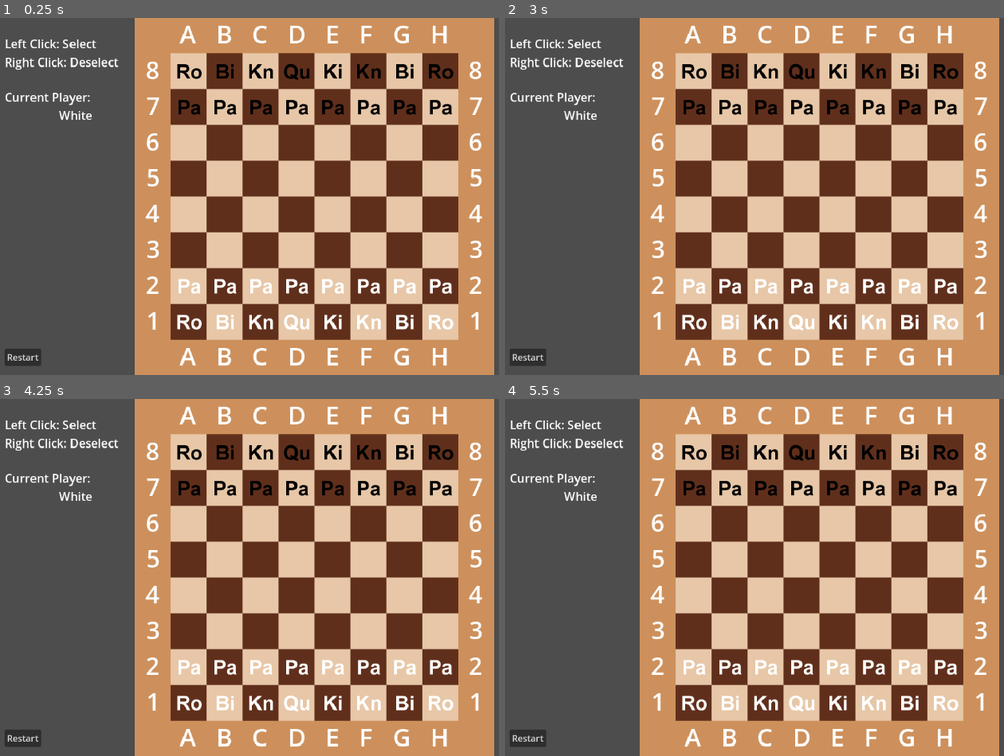
Above: before the commit, frames 1-4 (two rows, left to right).
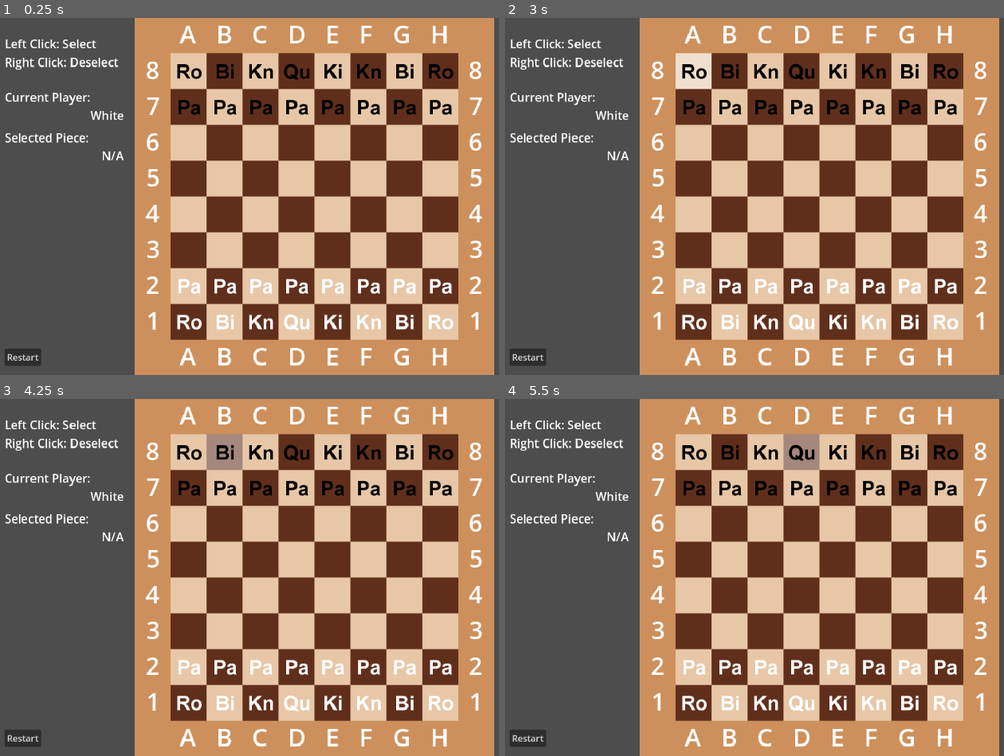
Above: after the commit, the same moments.

Repository: LStace/Chess-Godot-4
Game: Godot game, scene res://Scenes/Main.tscn
The game is run twice, just before and just after one commit, with the same random seed, the same clock (stepped at 60 frames per second) and the same inputs. The engine's default icon, where the game draws it, is replaced by a stand-in: a white triangle on a blue panel in a dark square.
Inputs (mouse positions are in pixels of both pictures, inside the frame that each line leads up to):
- Up to frame 1 (0.25 s): no input
- Up to frame 2 (3 s): click "Restart" at 0.5 s; click "Restart" at 1.25 s; click "Restart" at 2 s; tap Enter at 2.75 s; move the mouse to (694, 71) at 2.77 s; click (694, 71) at 2.92 s
- Up to frame 3 (4.25 s): tap Space at 3.5 s; move the mouse to (224, 452) at 3.52 s; click (224, 452) at 3.67 s
- Up to frame 4 (5.5 s): tap Enter at 4.25 s; move the mouse to (764, 452) at 4.27 s; click (764, 452) at 4.42 s; tap Space at 5 s; move the mouse to (799, 452) at 5.02 s; click (799, 452) at 5.17 s

The runs differ from the first frame. In frame 1, 0.5% of the frame differs, in the area x 1-25%, y 26-40%; in frame 2, 1.1%; in frame 3, 1.1%, in the area x 1-49%, y 9-40%; in frame 4, 1.1%.

Commit message:
Added UI elements
Added indicators to show which tile is being hovered over and which tile is currently selected.

Added text to HUD to indicate which piece is currently selected.

Diff:
--- a/Scenes/Tile.tscn
+++ b/Scenes/Tile.tscn
@@ -17,9 +17,29 @@
 mouse_filter = 2
 color = Color(0.219608, 0.705882, 0.537255, 0.427451)
 
+[node name="selectedIndicator" type="ColorRect" parent="."]
+visible = false
+offset_left = -32.0
+offset_top = -32.0
+offset_right = 32.0
+offset_bottom = 32.0
+mouse_filter = 2
+color = Color(0.0901961, 0.733333, 1, 0.427451)
+
+[node name="hoverIndicator" type="ColorRect" parent="."]
+visible = false
+offset_left = -32.0
+offset_top = -32.0
+offset_right = 32.0
+offset_bottom = 32.0
+mouse_filter = 2
+color = Color(1, 1, 1, 0.427451)
+
 [node name="CollisionShape2D" type="CollisionShape2D" parent="."]
 shape = SubResource("RectangleShape2D_q3dan")
 
 [connection signal="area_entered" from="." to="." method="_on_area_entered"]
 [connection signal="area_exited" from="." to="." method="_on_area_exited"]
 [connection signal="input_event" from="." to="." method="_on_input_event"]
+[connection signal="mouse_shape_entered" from="." to="." method="_on_mouse_shape_entered"]
+[connection signal="mouse_shape_exited" from="." to="." method="_on_mouse_shape_exited"]
--- a/Scenes/ui.tscn
+++ b/Scenes/ui.tscn
@@ -74,29 +74,47 @@
 label_settings = ExtResource("2_mnjr6")
 
 [node name="playerIndicator" type="Label" parent="."]
-offset_left = -552.0
+offset_left = -496.0
 offset_top = -160.0
-offset_right = -396.0
+offset_right = -340.0
 offset_bottom = -123.0
 text = "White"
 label_settings = ExtResource("2_mnjr6")
 horizontal_alignment = 2
 
+[node name="selectedLabel" type="Label" parent="."]
+offset_left = -552.0
+offset_top = -120.0
+offset_right = -372.0
+offset_bottom = -83.0
+text = "Selected Piece:"
+label_settings = ExtResource("2_mnjr6")
+
+[node name="selectedIndicator" type="Label" parent="."]
+offset_left = -496.0
+offset_top = -88.0
+offset_right = -340.0
+offset_bottom = -51.0
+label_settings = ExtResource("2_mnjr6")
+horizontal_alignment = 2
+
 [node name="whiteCheckIndicator" type="Label" parent="."]
 offset_left = -552.0
-offset_top = -104.0
-offset_right = -392.0
-offset_bottom = -67.0
+offset_top = -32.0
+offset_right = -334.0
+offset_bottom = 5.0
 text = "White King is in Check"
 label_settings = ExtResource("2_mnjr6")
+horizontal_alignment = 2
 
 [node name="blackCheckIndicator" type="Label" parent="."]
 offset_left = -552.0
-offset_top = -56.0
-offset_right = -392.0
-offset_bottom = -19.0
+offset_top = 16.0
+offset_right = -336.0
+offset_bottom = 53.0
 text = "Black King is in Check"
 label_settings = ExtResource("2_mnjr6")
+horizontal_alignment = 2
 
 [node name="Instructions" type="Label" parent="."]
 offset_left = -552.0
--- a/Scripts/Board.gd
+++ b/Scripts/Board.gd
@@ -53,6 +53,7 @@
 	selectedPiece = chessPiece
 	selectedPiece.validMoves.clear()
 	chessPiece.isSelected = true
+	selectedPiece.curTile.get_node("selectedIndicator").visible = true
 
 	#Indicates places player can move their piece
 	for tile in selectedPiece.potentialMoves:
@@ -85,7 +86,8 @@
 #Deselects piece
 func DeselectPiece():
 	if selectedPiece != null and !selectedPiece.isMoving and !main.hasMoved:
-		#removes legal move indicator
+		#removes tile indicators
+		selectedPiece.curTile.get_node("selectedIndicator").visible = false
 		for legalTile in selectedPiece.potentialMoves:
 			legalTile.get_node("legalTileIndicator").visible = false
 		selectedPiece.isSelected = false
@@ -95,7 +97,8 @@
 #Sets piece's destination
 func movePiece(tile):
 	if tile in selectedPiece.validMoves:
-		#removes legal move indicator
+		#removes tile indicators
+		selectedPiece.curTile.get_node("selectedIndicator").visible = false
 		for legalTile in selectedPiece.potentialMoves:
 			legalTile.get_node("legalTileIndicator").visible = false
 		selectedPiece.isMoving = true
--- a/Scripts/GameManager.gd
+++ b/Scripts/GameManager.gd
@@ -28,6 +28,11 @@
 
 	if $Board.kings[0].isInCheck: $UI/blackCheckIndicator.visible = true
 	else: $UI/blackCheckIndicator.visible = false
+
+	if $Board.selectedPiece != null and !$Board.selectedPiece.isMoving:
+		$UI/selectedIndicator.text = "%s %s" % [$Board.selectedPiece.pieceType, $Board.selectedPiece.curTile.name]
+	elif $Board.selectedPiece == null:
+		$UI/selectedIndicator.text = "N/A"
 
 #Signal connect from chess piece script
 #Deselects and changes turn
--- a/Scripts/Tile.gd
+++ b/Scripts/Tile.gd
@@ -30,3 +30,11 @@
 	#Tells the board the tile has been clicked and passes on the information
 	if event is InputEventMouseButton and event.pressed and event.button_index == MOUSE_BUTTON_LEFT:
 		Tile_Clicked.emit(self, heldPiece)
+
+
+func _on_mouse_shape_entered(shape_idx):
+	$hoverIndicator.visible = true
+
+
+func _on_mouse_shape_exited(shape_idx):
+	$hoverIndicator.visible = false
